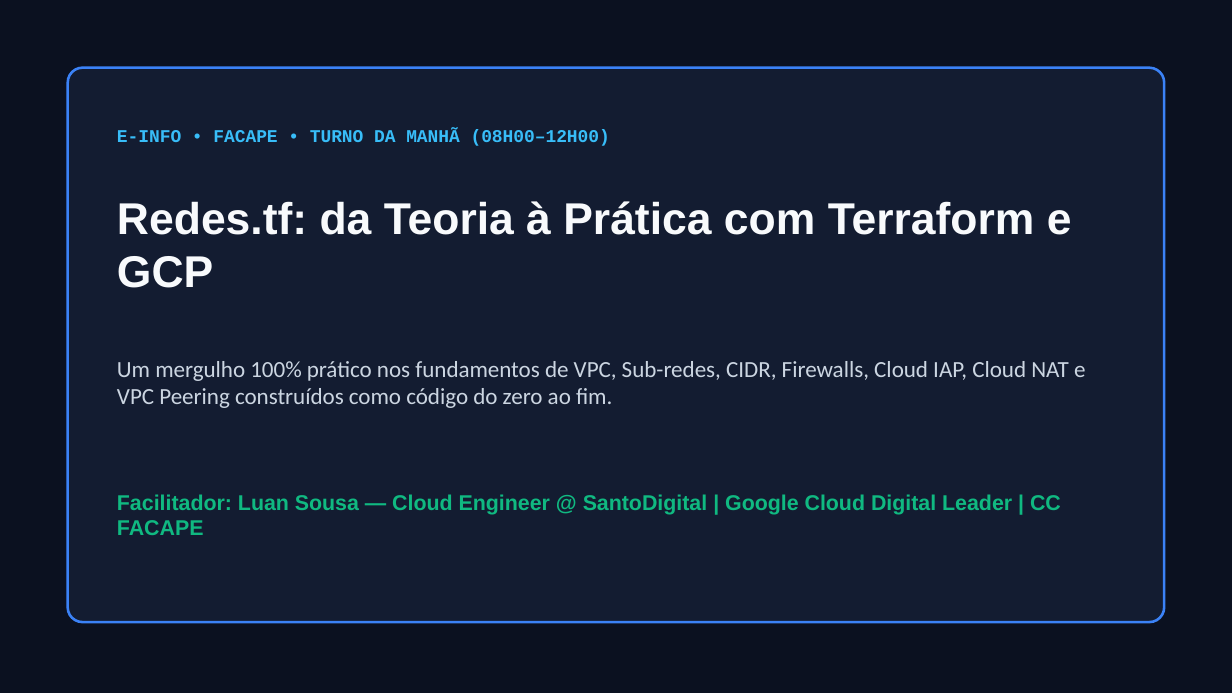
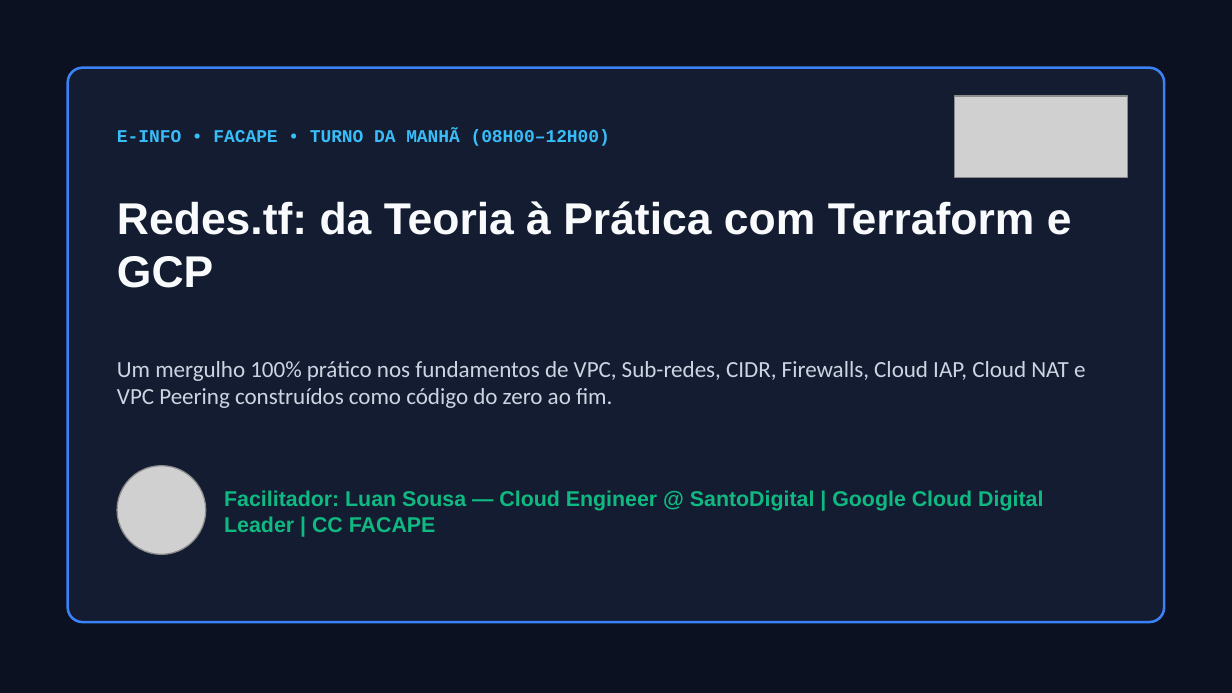
Before and after one commit to LuanCSousa/mini-curso-redes-tf-gcp, a slide deck: slide 1 of slides/exportados/01-manha-redes-tf-gcp.pptx. Drawn at 1232x693 pixels with LibreOffice and Linux fonts; fonts in the diff are those of the drawing; grey boxes stand for pictures. Boxes give left, top, right and bottom in pixels: in the first picture for what was removed or moved away, otherwise in the second. Text is boxed around its words. In the diff, an @@ line names an element or a change of style, - is before the commit and + after.

```diff
--- a/slides/exportados/01-manha-redes-tf-gcp.pptx
+++ b/slides/exportados/01-manha-redes-tf-gcp.pptx
@@ picture added at (955, 96, 1127, 177) @@
@@ picture added at (117, 466, 206, 554) @@
@@ text "Facilitador: Luan Sousa — Cloud ..." rewrapped from (117, 494, 1061, 535) to (224, 490, 1043, 532) @@
```
Also in this commit, not shown: 15 other slides changed, 17 other files.
